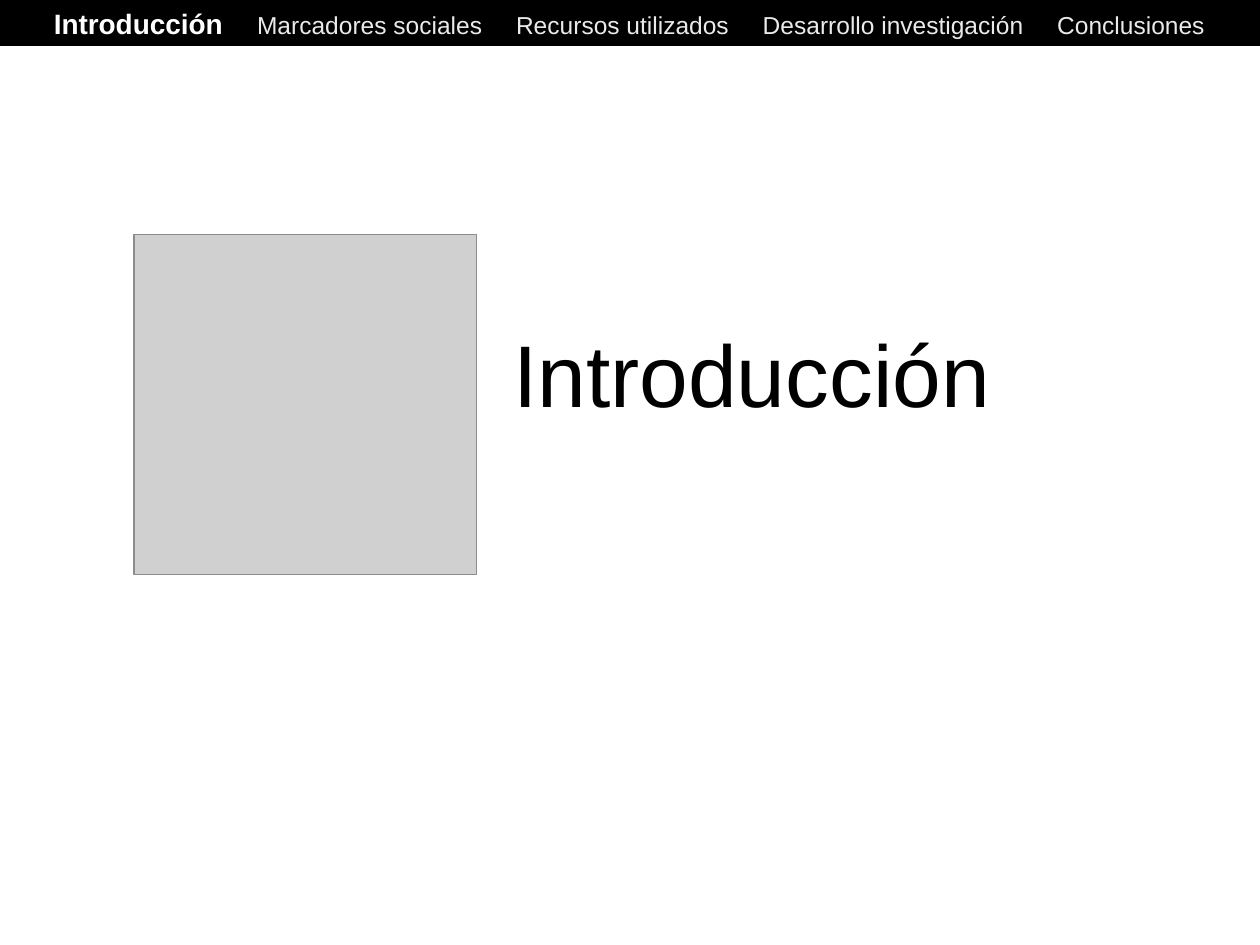
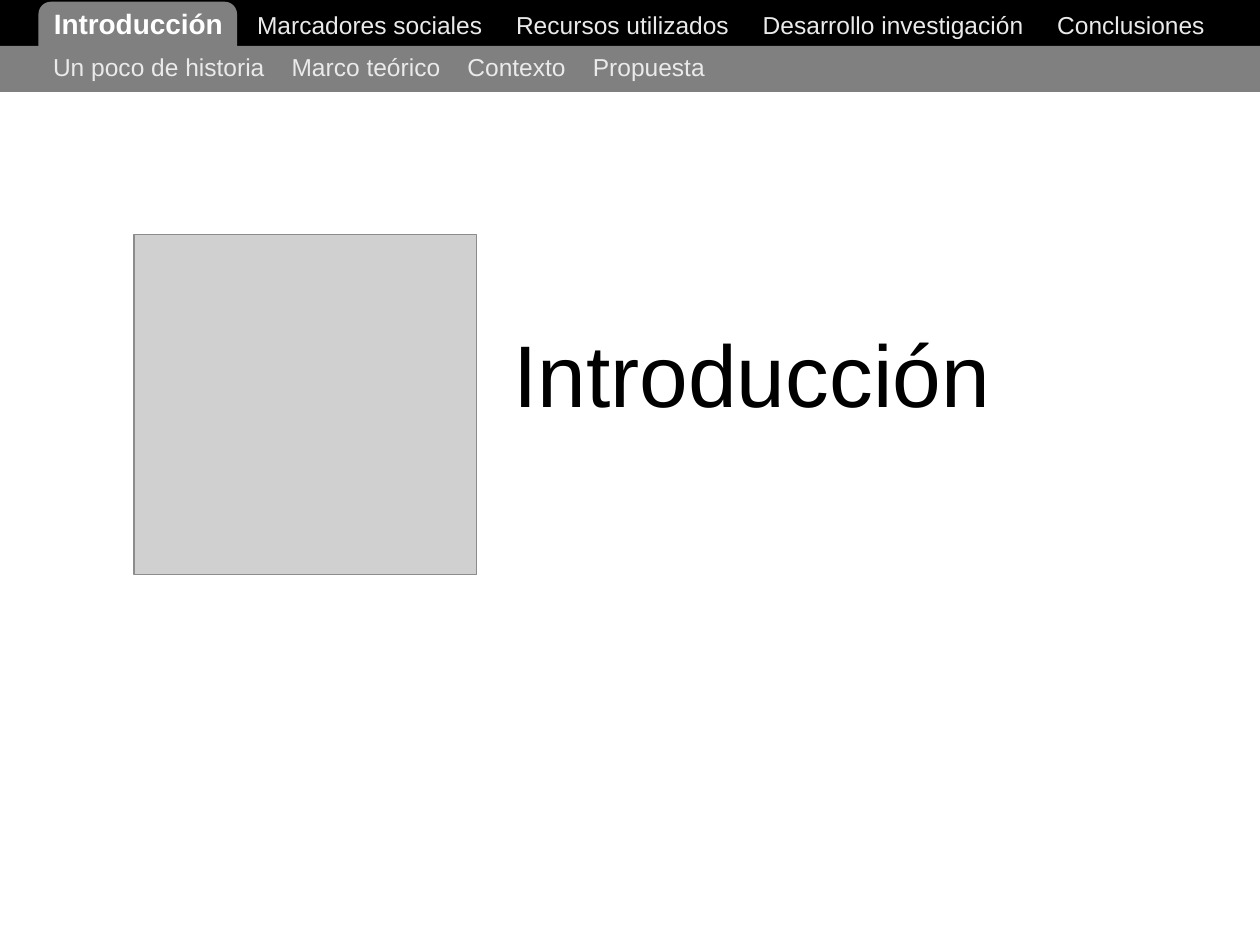
Before and after one commit to ak907kenai/nicotournetesis, a slide deck: slide 3 of docs_trunk/Nicolás Tourné - Presentación Tesis (v1).ppt. Drawn at 1260x945 pixels with LibreOffice and Linux fonts; fonts in the diff are those of the drawing; grey boxes stand for pictures. Boxes give left, top, right and bottom in pixels: in the first picture for what was removed or moved away, otherwise in the second. Text is boxed around its words. In the diff, an @@ line names an element or a change of style, - is before the commit and + after.

```diff
--- a/docs_trunk/Nicolás Tourné - Presentación Tesis (v1).ppt
+++ b/docs_trunk/Nicolás Tourné - Presentación Tesis (v1).ppt
@@ rounded rectangle added at bbox=[39, 1, 238, 76], fill #808080 @@
@@ rectangle added at bbox=[0, 45, 1260, 91], fill #808080 @@
@@ text added at bbox=[53, 58, 705, 81], 14 pt, text #EAEAEA @@
+Un poco de historia Marco teórico Contexto Propuesta
```
Also in this commit, not shown: 3 other slides changed, 3 slides added, 2 other files.
